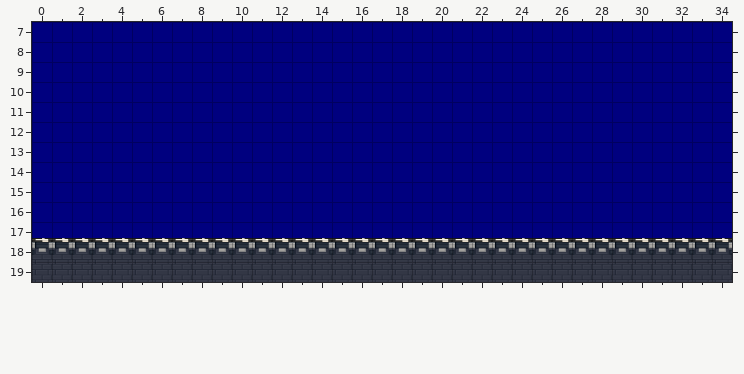
Two versions of a level (Tiled map, res/level/boss_yasha/boss_yasha.tmx). The first picture shows the starting point.
Cells are 50x50 px. Shown: x 0..34, y 7..19.
The result:
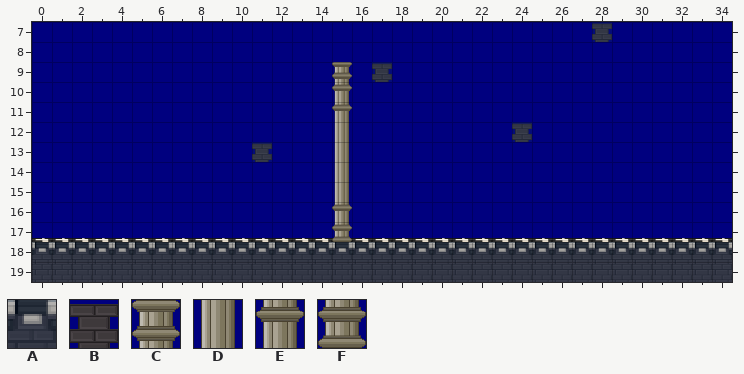
Key: from "tileset_level_boss_yasha": A 0, B 94, C 357, D 385, E 413, F 441.
_ is an empty cell.
See-through tiles are keyed as they look on the map.
From the commit log: some work on yasha added random starting frames for torch tiles
The edit:
Layer "BG 1":
y 7: x 28 _ -> B
y 9: x 15 _ -> C; x 17 _ -> B
y 10..11: x 15 _ -> E
y 12: x 15 _ -> D; x 24 _ -> B
y 13: x 11 _ -> B; x 15 _ -> D
y 14..15: x 15 _ -> D
y 16: x 15 _ -> E
Layer "BG 3":
y 17: x 15 _ -> F
Layer "collidable":
y 7: x 28 _ -> A
y 9: x 17 _ -> A
y 12: x 24 _ -> A
y 13: x 11 _ -> A
Changed places in both pictures, as pixel boxes (x1, y1, x2, y2):
added: (592, 22, 612, 42)
added: (332, 62, 352, 242)
added: (372, 62, 392, 82)
added: (512, 122, 532, 142)
added: (252, 142, 272, 162)
